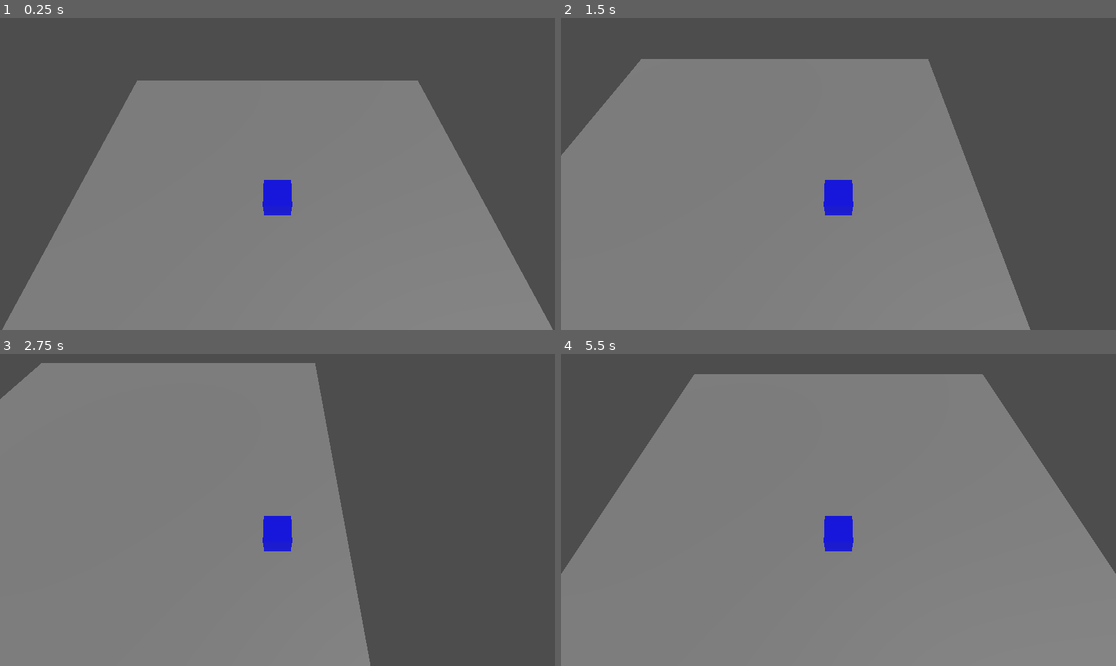
Above: before the commit, frames 1-4 (two rows, left to right).
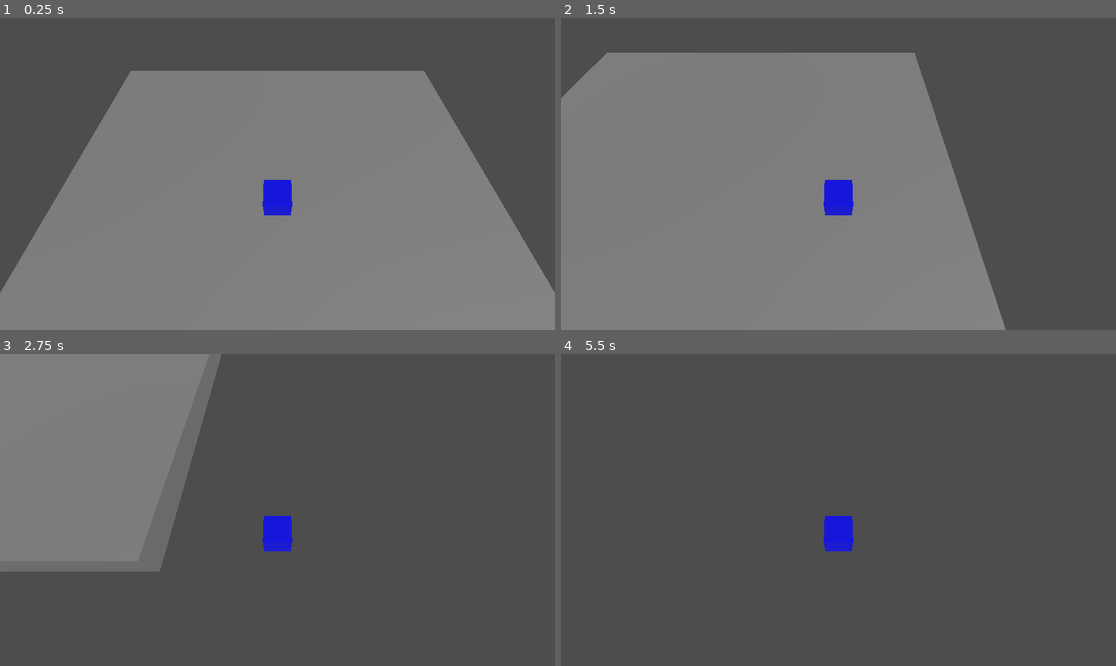
Above: after the commit, the same moments.

Repository: Jovito5s9/Archpelago-Protocol
Game: Godot game, scene res://scenes/map1.tscn
Two runs of this game, one before a commit and one after it. Both use one fixed random seed, a clock stepped at 60 frames per second and the inputs below. The project has no main scene, so this scene is started directly.
Inputs:
- Up to frame 1 (0.25 s): no input
- Up to frame 2 (1.5 s): tap Enter (ui_accept) at 0.5, 0.77 s; hold Right (ui_right) 0.53-1.28 s; hold Down (ui_down) from 1.28 s (still down)
- Up to frame 3 (2.75 s): tap Enter (ui_accept) at 1.52 s; release Down (ui_down) at 2.03 s; hold Right (ui_right) from 2.03 s (still down)
- Up to frame 4 (5.5 s): release Right (ui_right) at 2.78 s; hold Up (ui_up) 2.78-3.53 s; tap Enter (ui_accept) at 3.02, 3.77, 4.52 s; hold Left (ui_left) 3.53-5.03 s; hold Down (ui_down) from 5.03 s (still down)

The runs differ from the first frame. In frame 1, 6.3% of the frame differs, in the area x 0-100%, y 16-100%; in frame 2, 5.7%; in frame 3, 38%; in frame 4, 78%, in the area x 0-100%, y 6-100%.

Commit message:
melhorias para fisica do player

Diff:
--- a/scripts/player.gd
+++ b/scripts/player.gd
@@ -1,14 +1,16 @@
 extends CharacterBody3D
 
-
-const SPEED = 5.0
-const JUMP_VELOCITY = 4.5
+const MAX_SPEED = 6.5
+const ACCELERATE = 0.3
+const JUMP_VELOCITY = 6.5
 
 
 func _physics_process(delta: float) -> void:
 	# Add the gravity.
 	if not is_on_floor():
-		velocity += get_gravity() * delta
+		velocity += get_gravity() * delta * 1.4
+		if velocity.y<0:
+			velocity.y-= 0.35
 
 	# Handle jump.
 	if Input.is_action_just_pressed("ui_accept") and is_on_floor():
@@ -18,15 +20,33 @@
 	# As good practice, you should replace UI actions with custom gameplay actions.
 	var input_dir := Input.get_vector("ui_left", "ui_right", "ui_up", "ui_down")
 	var direction := (transform.basis * Vector3(input_dir.x, 0, input_dir.y)).normalized()
-	if direction!=Vector3.ZERO:
+
+	if direction.x:
+		velocity.x += direction.x * ACCELERATE
+	elif abs(velocity.x)<MAX_SPEED/5:
+		velocity.x = 0
+	else:
+		velocity.x -= direction.x * 0.15
+	if abs(velocity.x) > MAX_SPEED:
+		velocity.x = MAX_SPEED * direction.x
+
+	if direction.z:
+		velocity.z += direction.z * ACCELERATE
+	elif abs(velocity.z)<MAX_SPEED/5:
+		velocity.z = 0
+	else:
+		velocity.z -= direction.z * 0.15
+	if abs(velocity.z) > MAX_SPEED:
+		velocity.z = MAX_SPEED * direction.z
+
+	if not direction:
+		velocity.x = move_toward(velocity.x, 0, ACCELERATE)
+		velocity.z = move_toward(velocity.z, 0, ACCELERATE)
+
+
+	if direction!=Vector3.ZERO:#rotacao do body
 		var target = global_position + direction
 		target.y = global_position.y
 		$MeshInstance3D.look_at(target)
-	if direction:
-		velocity.x = direction.x * SPEED
-		velocity.z = direction.z * SPEED
-	else:
-		velocity.x = move_toward(velocity.x, 0, SPEED)
-		velocity.z = move_toward(velocity.z, 0, SPEED)
 
 	move_and_slide()
